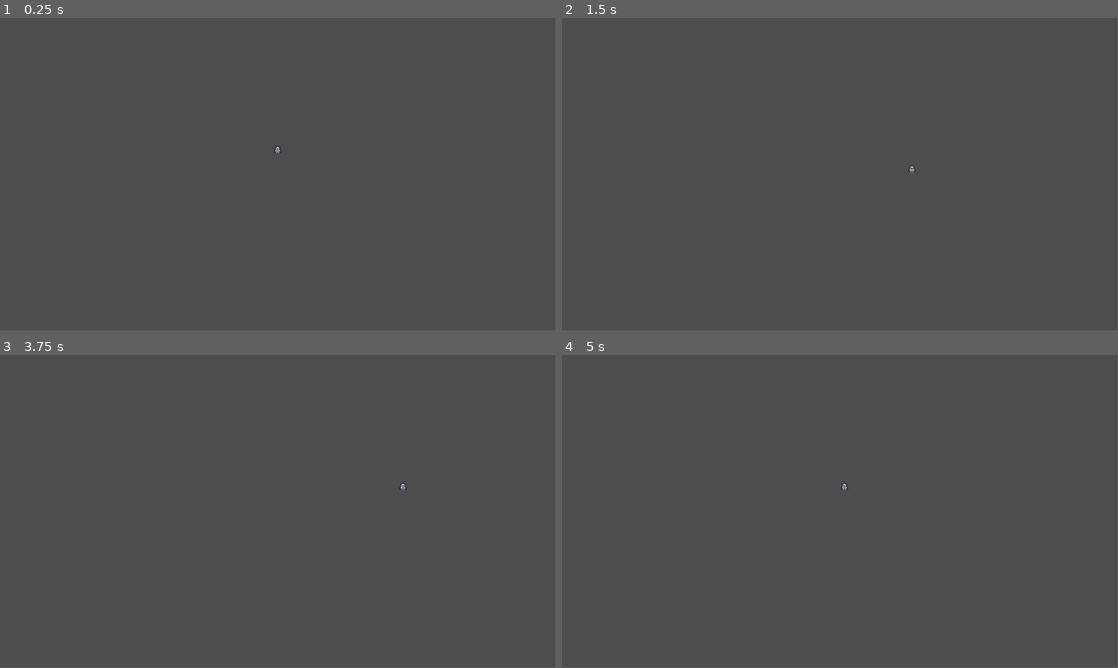
Above: before the commit, frames 1-4 (two rows, left to right).
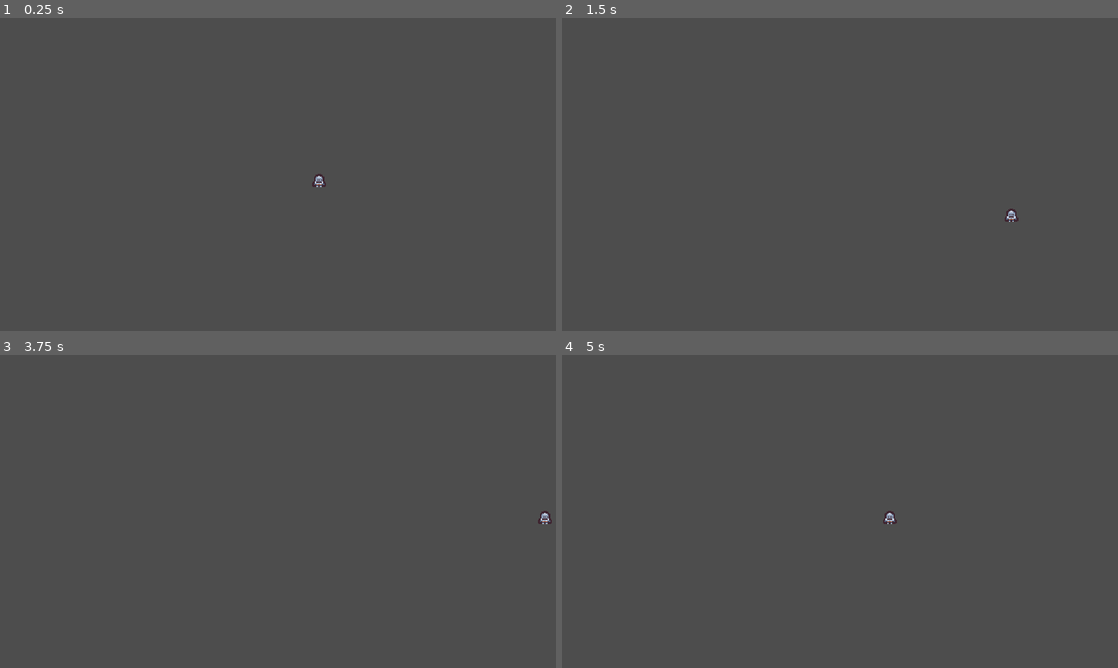
Above: after the commit, the same moments.

Repository: emyasnikov/2d-survivor-course
Game: Godot game, scene res://scenes/main/main.tscn
Two runs of this game, one before a commit and one after it. Both use one fixed random seed, a clock stepped at 60 frames per second and the inputs below.
Inputs:
- Up to frame 1 (0.25 s): no input
- Up to frame 2 (1.5 s): tap Enter at 0.5 s; hold D (move_right) 0.53-1.28 s; hold S (move_down) from 1.28 s (still down)
- Up to frame 3 (3.75 s): release S (move_down) at 2.03 s; hold D (move_right) 2.03-2.78 s; hold W (move_up) 2.78-3.53 s; tap Space at 3.5 s; hold A (move_left) from 3.53 s (still down)
- Up to frame 4 (5 s): keep holding A (move_left)
In our replay, the window is 799x449 before the commit and 800x450 after it. These sizes can differ from the game's own. Grey fills any space a smaller window leaves; there, only what the larger window draws over its background counts as a difference.

The runs differ from the first frame. In frame 1, 0.1% of the frame differs, in the area x 49-59%, y 40-54%; in frame 2, 0.1%, in the area x 62-83%, y 46-66%; in frame 3, 0.1%; in frame 4, 0.1%.

Commit message:
Changed window resolution.

Diff:
--- a/project.godot
+++ b/project.godot
@@ -14,6 +14,14 @@
 run/main_scene="res://scenes/main/main.tscn"
 config/features=PackedStringArray("4.0", "Mobile")
 config/icon="res://icon.svg"
+
+[display]
+
+window/size/viewport_width=640
+window/size/viewport_height=360
+window/size/window_width_override=1280
+window/size/window_height_override=720
+window/stretch/mode="viewport"
 
 [editor]
 
--- a/scenes/main/main.tscn
+++ b/scenes/main/main.tscn
@@ -5,4 +5,4 @@
 [node name="Main" type="Node"]
 
 [node name="Player" parent="." instance=ExtResource("1_tt8dn")]
-position = Vector2(576, 280)
+position = Vector2(367, 194)
